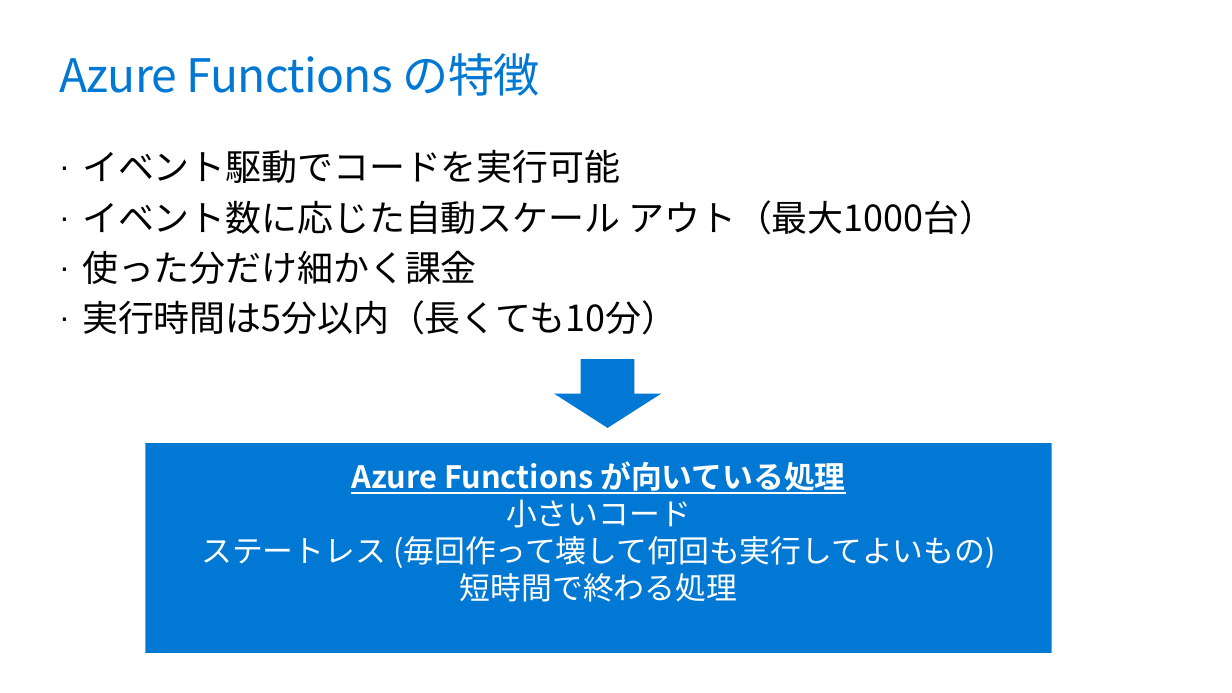
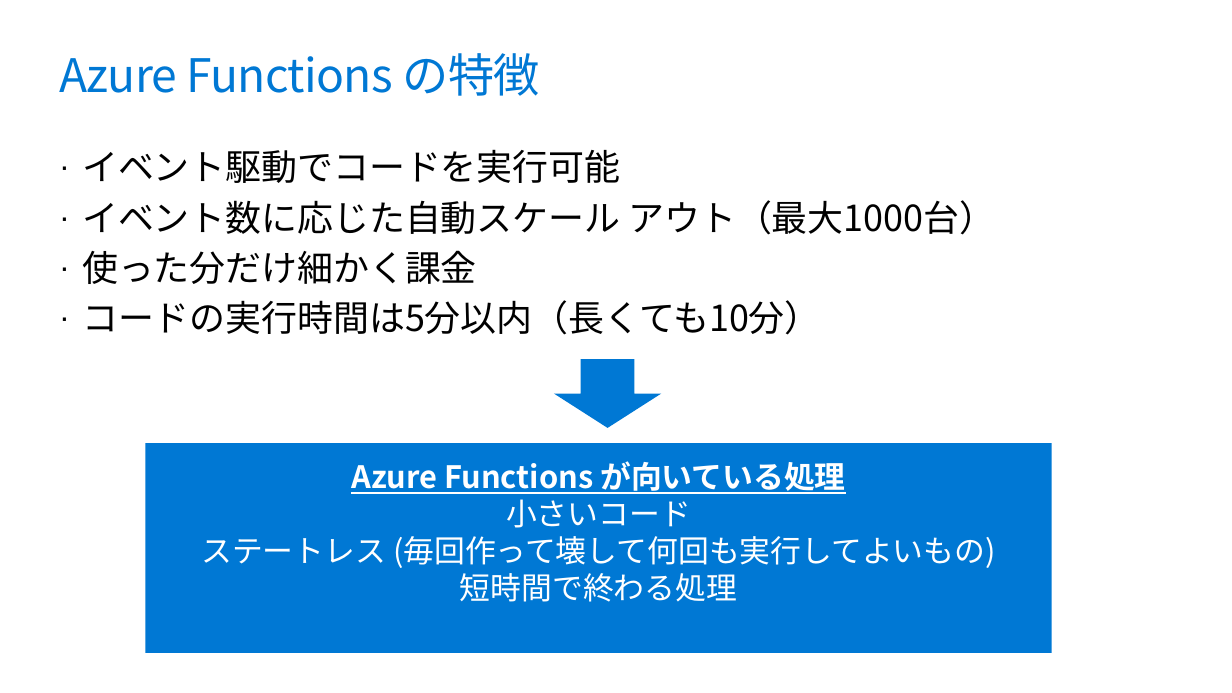
Before and after one commit to runceel/yonayona-durable, a slide deck: slide 8 of slides/slides.pptx (slide 7 before the commit). Drawn at 1232x693 pixels with LibreOffice and Linux fonts; fonts in the diff are those of the drawing; background and template pictures are left out. Boxes give left, top, right and bottom in pixels: in the first picture for what was removed or moved away, otherwise in the second. Text is boxed around its words. In the diff, an @@ line names an element or a change of style, - is before the commit and + after.

```diff
--- a/slides/slides.pptx
+++ b/slides/slides.pptx
@@ text at bbox=[82, 300, 821, 335]: text changed @@
-· 実行時間は5分以内（長くても10分）
+· コードの実行時間は5分以内（長くても10分）
```
Also in this commit, not shown: 10 other slides changed, 3 slides added, 2 slides removed, 4 other files.
